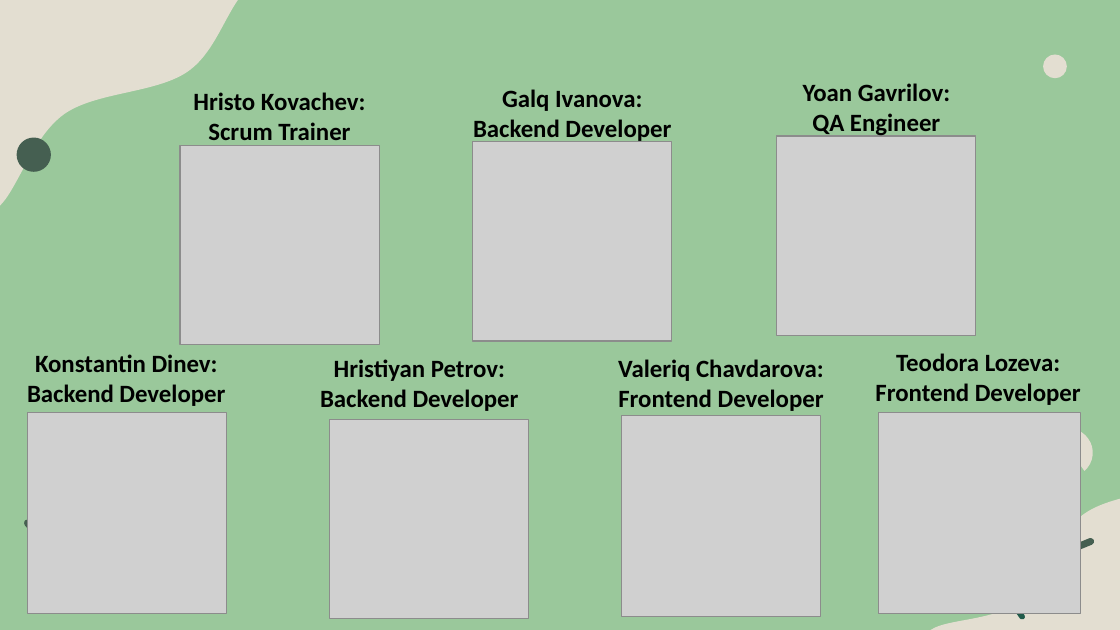
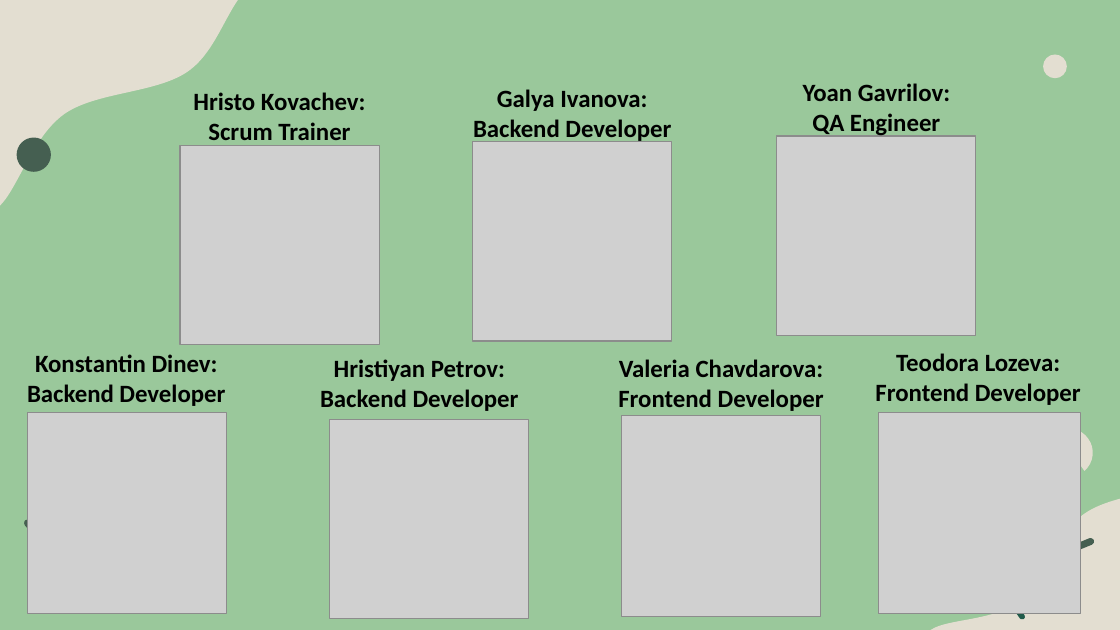
Before and after one commit to codingburgas/2122-the-games--adventures-chimera, a slide deck: slide 2 of Documents/Presentation-Chimera.pptx. Drawn at 1120x630 pixels with LibreOffice and Linux fonts; fonts in the diff are those of the drawing; grey boxes stand for pictures. Boxes give left, top, right and bottom in pixels: in the first picture for what was removed or moved away, otherwise in the second. Text is boxed around its words. In the diff, an @@ line names an element or a change of style, - is before the commit and + after.

```diff
--- a/Documents/Presentation-Chimera.pptx
+++ b/Documents/Presentation-Chimera.pptx
@@ text at (x1=473, y1=89, x2=671, y2=143): text changed @@
-Galq Ivanova: Backend Developer
+Galya Ivanova: Backend Developer
@@ text at (x1=618, y1=359, x2=824, y2=411): text changed @@
-Valeriq Chavdarova:
-Frontend Developer
+Valeria Chavdarova:
+Frontend Developer
```
Also in this commit, not shown: 3 other files.
